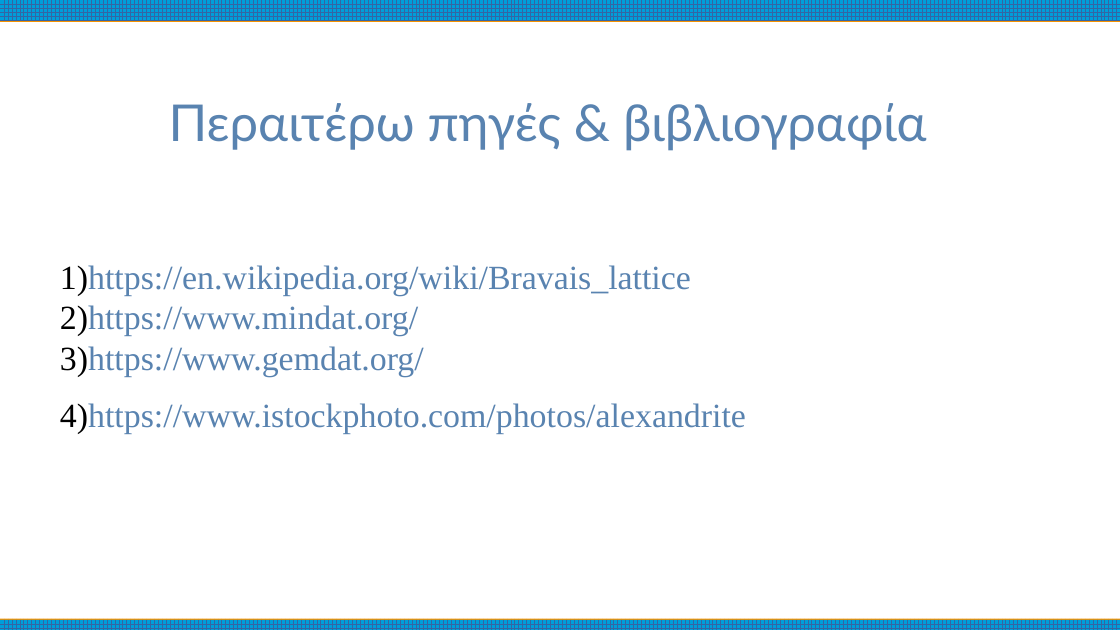
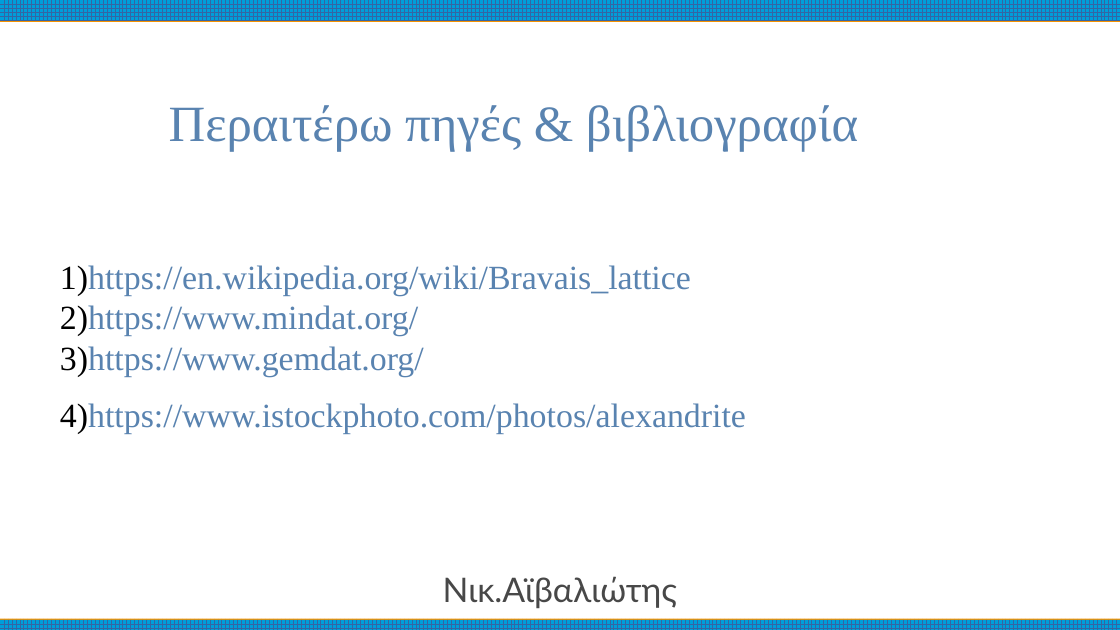
Before and after one commit to nickaiva/epas, a slide deck: slide 35 of preciousStones.odp. Drawn at 1120x630 pixels with LibreOffice and Linux fonts; fonts in the diff are those of the drawing. Boxes give left, top, right and bottom in pixels: in the first picture for what was removed or moved away, otherwise in the second. Text is boxed around its words. In the diff, an @@ line names an element or a change of style, - is before the commit and + after.

```diff
--- a/preciousStones.odp
+++ b/preciousStones.odp
@@ text "Περαιτέρω πηγές & βιβλιογραφία" at (169,105,858,151): font Lato to Times New Roman @@
@@ text added at (443,576,677,609), 24 pt, text #484848 @@
+Νικ.Αϊβαλιώτης
```
Also in this commit, not shown: 35 other slides changed, 1 other file.
